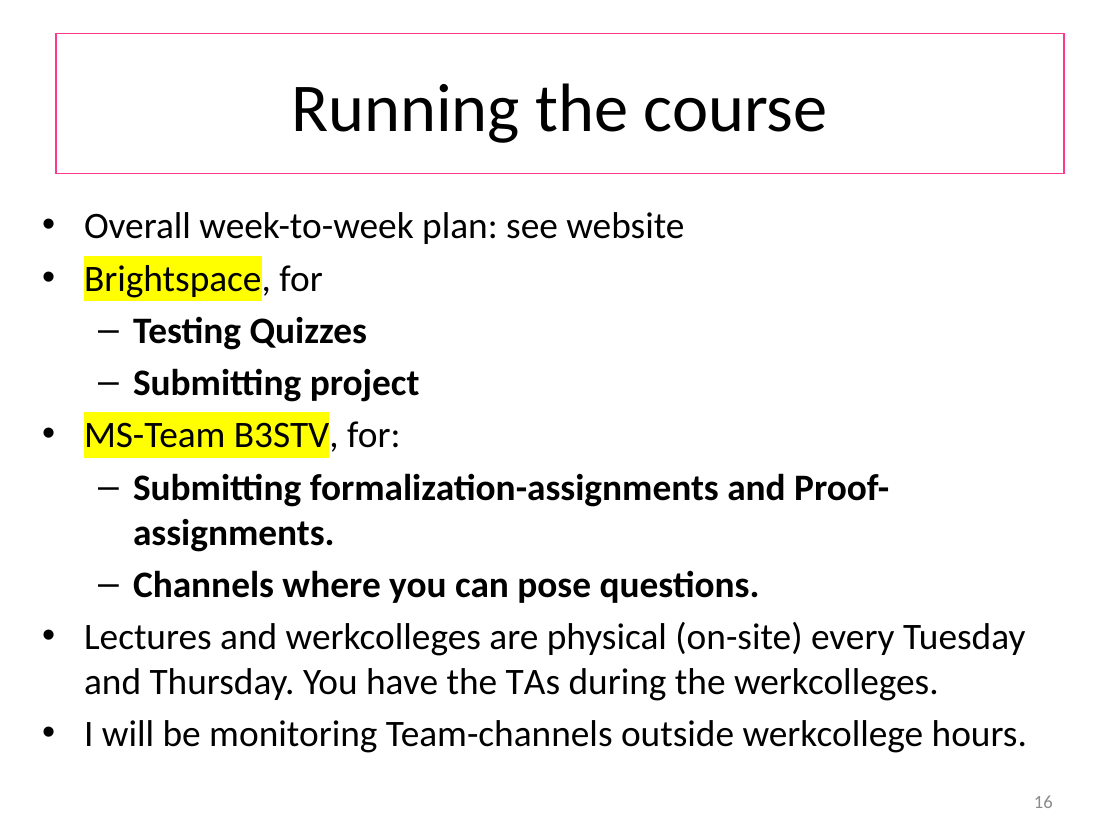
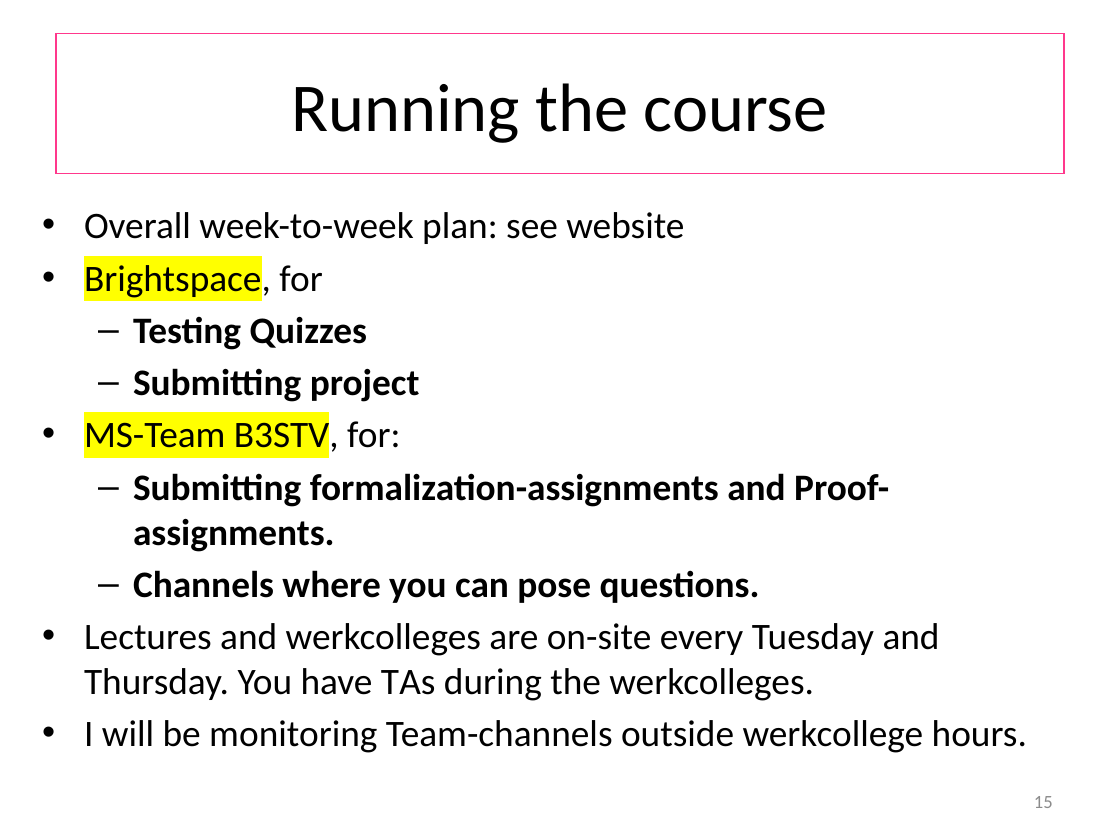
Before and after one commit to wooshrow/b3stv, a slide deck: slide 15 of slides/organization.pptx (slide 16 before the commit). Drawn at 1120x840 pixels with LibreOffice and Linux fonts; fonts in the diff are those of the drawing. Boxes give left, top, right and bottom in pixels: in the first picture for what was removed or moved away, otherwise in the second. Text is boxed around its words. In the diff, an @@ line names an element or a change of style, - is before the commit and + after.

```diff
--- a/slides/organization.pptx
+++ b/slides/organization.pptx
@@ text at (84,623,940,701): text changed @@
-• Lectures and werkcolleges are physical (on-site) every Tuesday and Thursday. You have the TAs during the werkcolleges.
+• Lectures and werkcolleges are on-site every Tuesday and Thursday. You have TAs during the werkcolleges.
@@ page number at (1034,796,1053,808): text changed @@
-16
+15
```
Also in this commit, not shown: 4 other files.
